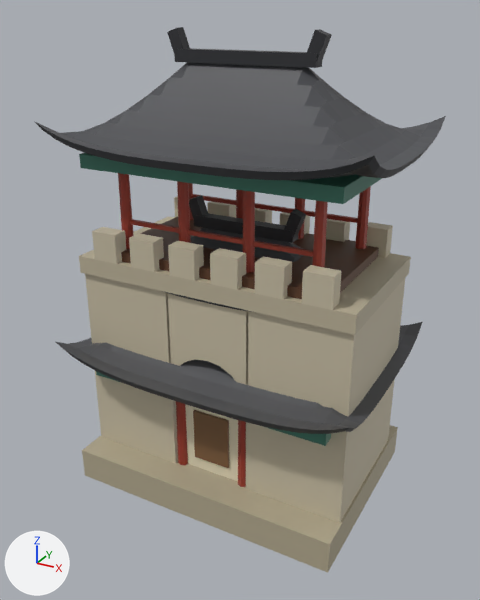
One commit to the glTF model sagukji/ink/ink.glb: the scene before it, then after it.
Camera for both pictures: a 50 mm lens placed at (3.69, -6.82, 5.93), pointed at (0.0, -0.12, 2.58). Every picture has the same lights, and +X, +Y and +Z are marked at lower left. The picture after the commit comes second. Vertices at exactly the same position are counted once.

Names of what the first picture shows: 'gate_stone', 'gate_wood', 'hall'.
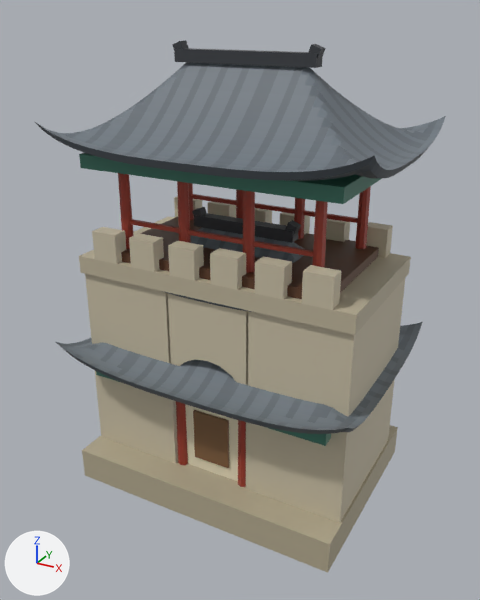
Where the change shows, as pixel boxes [x1, y1, x2, y2] in the pictures (480 x 600 px):
'gate_wood', reshaped
    before: [34, 27, 446, 299]
    after: [34, 40, 446, 299]
'hall', reshaped
    before: [56, 195, 422, 573]
    after: [56, 207, 422, 573]
part 1 of me_gate_wood, rebuilt
    before: [167, 27, 190, 52]
    after: [172, 40, 189, 49]
part 2 of me_gate_wood, rebuilt
    before: [307, 29, 332, 62]
    after: [308, 44, 326, 60]
part 3 of me_gate_wood, added
    after: [34, 62, 446, 181]
part 4 of me_hall, rebuilt
    before: [189, 195, 208, 219]
    after: [192, 207, 207, 216]
part 5 of me_hall, rebuilt (30% narrower, 43% shorter)
    before: [284, 209, 306, 238]
    after: [286, 220, 301, 236]
part 6 of me_hall, cut back
    after: [56, 227, 422, 434]

The change in detail:
me_gate_wood is used by ob_gate_wood; location (0.0, 0.0, 0.0).
me_gate_wood had 882 vertices, 1696 faces and spanned x -1.95..1.95, y -1.3..1.3, z 3.12..5.72.
me_gate_wood now has 2802 vertices, 5536 faces and spans x -1.95..1.95, y -1.3..1.3, z 3.12..5.59.
me_gate_wood part 1: the loose piece of 8 vertices spanning x -0.97..-0.73, y -0.07..0.07, z 5.38..5.72 is rebuilt with 8 vertices and now spans x -0.91..-0.75, y -0.06..0.06, z 5.39..5.59.
me_gate_wood part 2: the loose piece of 8 vertices spanning x 0.73..0.97, y -0.07..0.07, z 5.38..5.72 is rebuilt with 8 vertices and now spans x 0.75..0.91, y -0.06..0.06, z 5.39..5.59.
me_gate_wood part 3: 1920 vertices added at x -1.95..1.95, y -1.3..1.3, z 4.41..5.39.
me_hall is used by ob_hall; location (0.0, 0.0, 0.0).
me_hall had 1620 vertices, 3144 faces and spanned x -1.95..1.95, y -1.4..1.4, z 0.0..3.79.
me_hall now has 5460 vertices, 10824 faces and spans x -1.95..1.95, y -1.4..1.4, z 0.0..3.66.
me_hall part 4: the loose piece of 8 vertices spanning x -0.77..-0.53, y -0.07..0.07, z 3.45..3.79 is rebuilt with 8 vertices and now spans x -0.71..-0.55, y -0.06..0.06, z 3.46..3.66.
me_hall part 5: the loose piece of 8 vertices spanning x 0.53..0.77, y -0.07..0.07, z 3.45..3.79 is rebuilt with 8 vertices and now spans x 0.55..0.71, y -0.06..0.06, z 3.46..3.66.
me_hall part 6: 12 vertices removed from x -0.96..0.96, y -0.07..0.07, z 2.59..2.93; 3852 vertices added at x -1.95..1.95, y -1.4..1.4, z 1.71..3.46.
